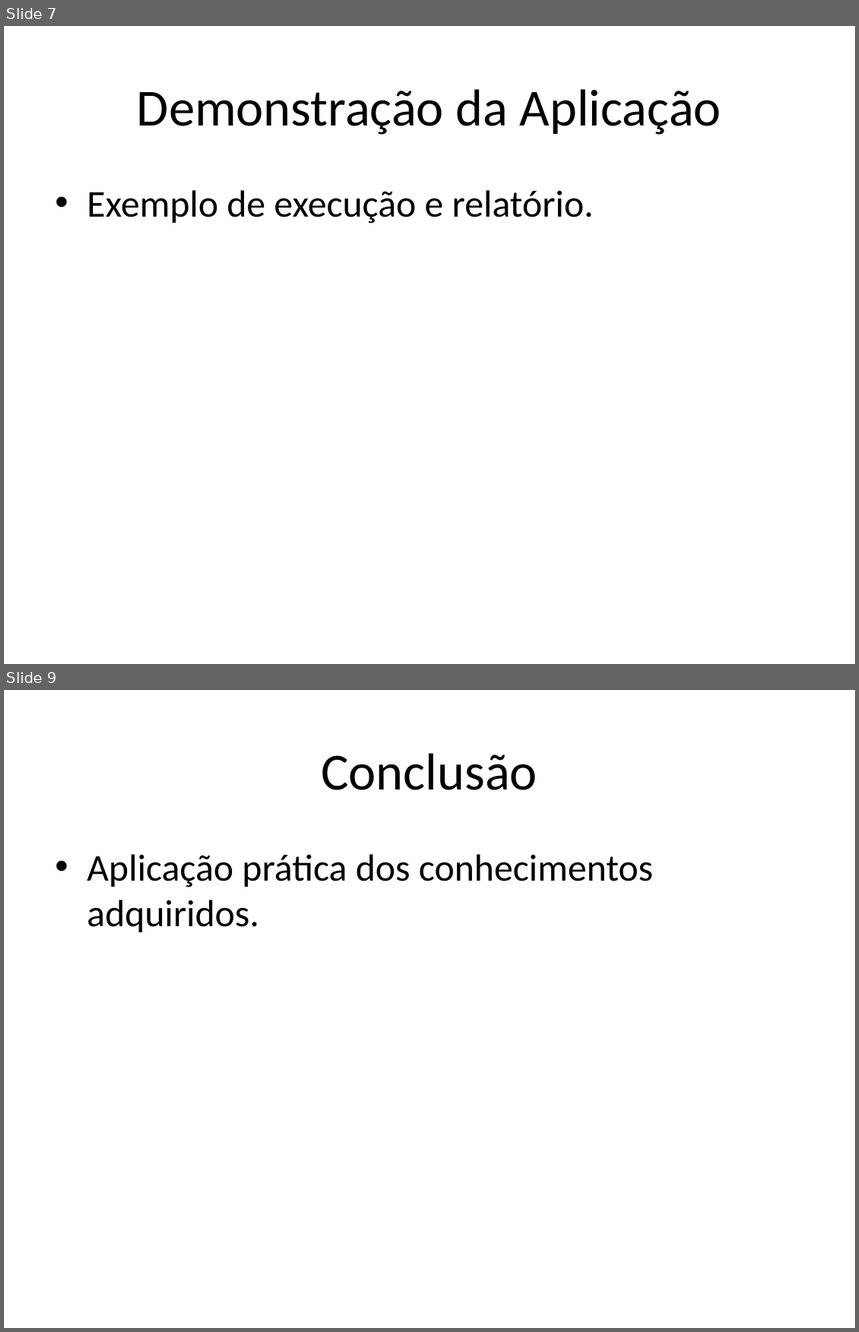
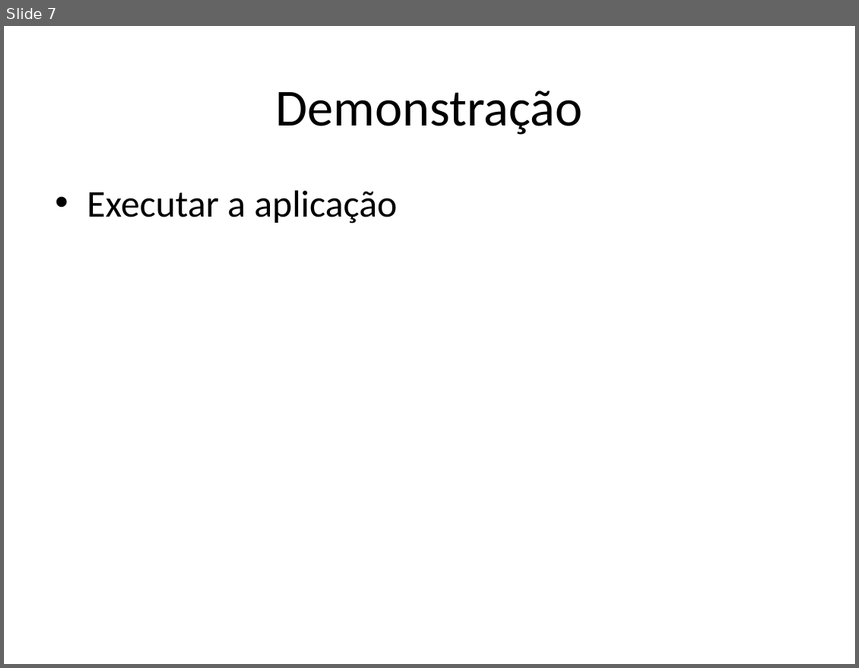
Before and after one commit to PowerTruee/projeto-ufcd-10790, a slide deck: assets/apresentacao.pptx. Shown one above the other, each under a label of ours: slides 7 and 9 before the commit, slide 7 after it; the slides between them are not shown. The pictures are 859x1332 and 859x668 pixels, drawn with LibreOffice and Linux fonts; fonts in the diff are those of the drawing. Boxes give left, top, right and bottom in pixels: in the first picture for what was removed or moved away, otherwise in the second. Text is boxed around its words. In the diff, an @@ line names an element or a change of style, - is before the commit and + after.

```diff
--- a/assets/apresentacao.pptx
+++ b/assets/apresentacao.pptx
@@ slide 9 removed at [4, 690, 855, 1328], background #FFFFFF @@
@@ title removed at [321, 753, 538, 790] @@
-Conclusão
@@ text removed at [87, 854, 654, 932] @@
-• Aplicação prática dos conhecimentos adquiridos.
@@ slide 7 changed as well @@
@@ title at [276, 91, 583, 135]: text changed @@
-Demonstração da Aplicação
+Demonstração
@@ text at [87, 190, 397, 224]: text changed @@
-• Exemplo de execução e relatório.
+• Executar a aplicação
```
Also in this commit, not shown: 3 other slides changed, 4 slides added, 4 other slides removed, 1 other file.
